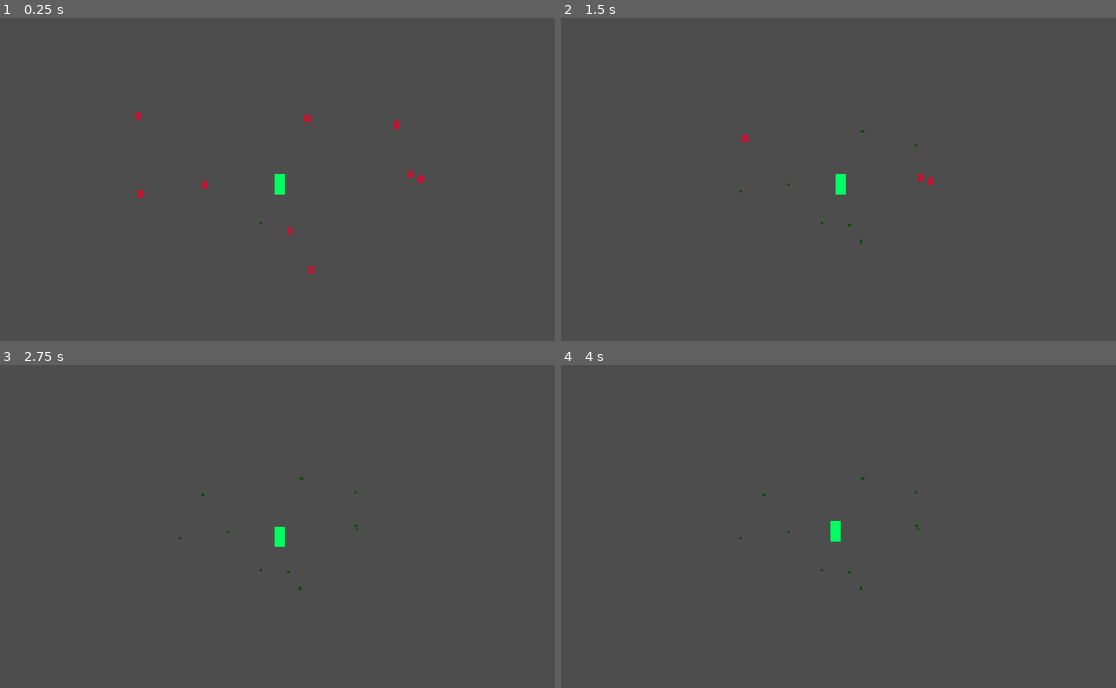
Above: before the commit, frames 1-4 (two rows, left to right).
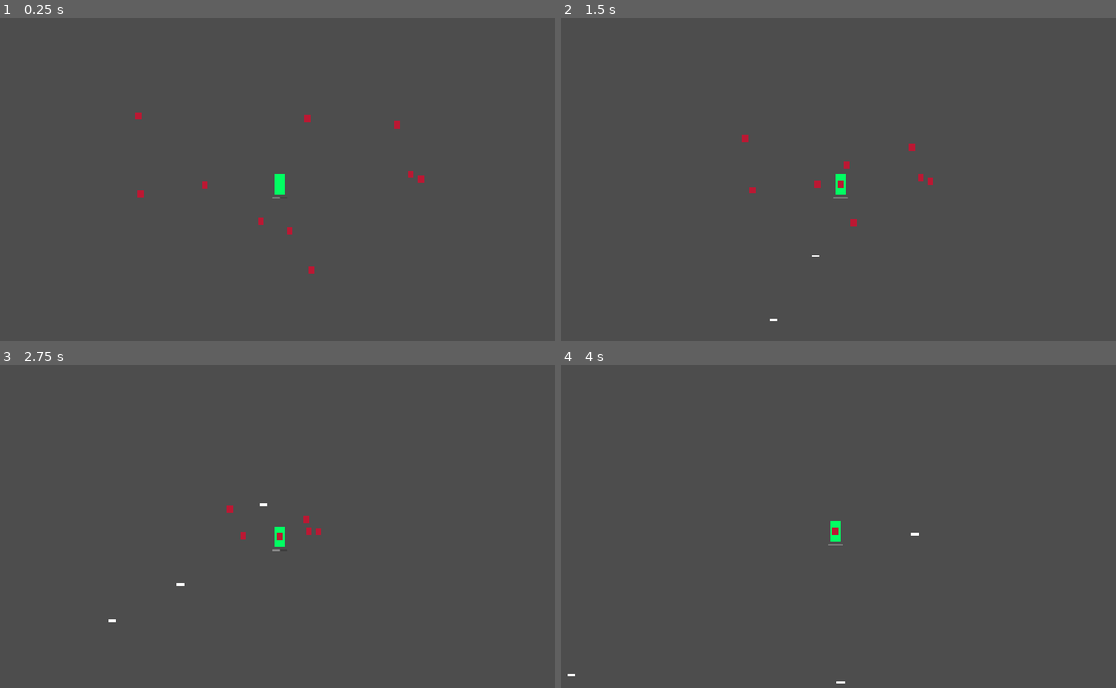
Above: after the commit, the same moments.

Repository: xuansh/my-own-godot-project
Game: Godot game, scene res://Scenes/BattleField/battle_field.tscn
Two runs of this game, one before a commit and one after it. Both use one fixed random seed, a clock stepped at 60 frames per second and the inputs below.
Inputs:
- Up to frame 1 (0.25 s): no input
- Up to frame 2 (1.5 s): tap A (KeyBoard-A) at 0.6 s; tap D (KeyBoard-D) at 1.35 s
- Up to frame 3 (2.75 s): tap S (KeyBoard-S) at 2.1 s
- Up to frame 4 (4 s): tap W (KeyBoard-W) at 2.85 s; tap A (KeyBoard-A) at 3.6 s

The runs differ from the first frame. In frame 1, less than 0.1% of the frame differs, in the area x 46-51%, y 55-65%; in frame 2, 0.2%; in frame 3, 0.2%, in the area x 19-65%, y 34-80%; in frame 4, 0.1%.

Commit message:
v0.1.0
添加了bullet 和 cooltime progressbar

Diff:
--- /dev/null
+++ b/Datas/player_data.gd
@@ -0,0 +1,8 @@
+class_name PlayerData
+extends Resource
+
+@export_range(0.0, 1000.0, 1.0)
+var max_speed : float
+
+@export_range(0.0, 1000.0, 10.0)
+var max_hp : float
--- a/Datas/weapon_definition.gd
+++ b/Datas/weapon_definition.gd
@@ -3,6 +3,7 @@
 
 @export var id : StringName = &"basic_weapon"
 @export var weapon_name : String = "基础武器"
+@export var bullet_scene : PackedScene
 
 @export_range(0.0, 1.0, 0.1, "攻击间隔")
 var cool_time : float
--- /dev/null
+++ b/Resources/Player/basic_player.tres
@@ -0,0 +1,9 @@
+[gd_resource type="Resource" script_class="PlayerData" format=3 uid="uid://csblurcb6yofl"]
+
+[ext_resource type="Script" uid="uid://s4ysrtmckgei" path="res://Datas/player_data.gd" id="1_70u8o"]
+
+[resource]
+script = ExtResource("1_70u8o")
+max_speed = 150.0
+max_hp = 100.0
+metadata/_custom_type_script = "uid://s4ysrtmckgei"
--- a/Resources/WeaponDefinitions/basic_weapon.tres
+++ b/Resources/WeaponDefinitions/basic_weapon.tres
@@ -1,9 +1,11 @@
 [gd_resource type="Resource" script_class="WeaponDefinition" format=3 uid="uid://cq336u315yrvo"]
 
 [ext_resource type="Script" uid="uid://nqjbw21dch4k" path="res://Datas/weapon_definition.gd" id="1_ilclt"]
+[ext_resource type="PackedScene" uid="uid://ba53fb1q61k1o" path="res://Scenes/Bullet/bullet.tscn" id="1_qu07f"]
 
 [resource]
 script = ExtResource("1_ilclt")
-cool_time = 0.1
+bullet_scene = ExtResource("1_qu07f")
+cool_time = 0.5
 damage = 50.0
 metadata/_custom_type_script = "uid://nqjbw21dch4k"
--- a/Scenes/BattleField/battle_field.tscn
+++ b/Scenes/BattleField/battle_field.tscn
@@ -9,3 +9,5 @@
 [node name="Player" parent="." unique_id=1209957444 instance=ExtResource("2_y1e7y")]
 
 [node name="Camera2D" type="Camera2D" parent="." unique_id=1068462332]
+
+[node name="BulletsContainer" type="Node" parent="." unique_id=156695525 groups=["bullet_container"]]
--- /dev/null
+++ b/Scenes/Bullet/bullet.gd
@@ -0,0 +1,19 @@
+extends Node2D
+
+var dir : Vector2
+var origin_global_position : Vector2
+var speed : float = 300.0 # temp
+
+@onready var movement_component: MovementComponent = %MovementComponent
+@onready var visible_on_screen_enabler_2d: VisibleOnScreenEnabler2D = $VisibleOnScreenEnabler2D
+
+func _ready() -> void:
+	self.global_position = origin_global_position
+	movement_component.setup(self)
+	visible_on_screen_enabler_2d.screen_exited.connect(
+		func():
+			queue_free()
+	)
+
+func _process(delta: float) -> void:
+	movement_component.move(dir, speed, delta)
--- /dev/null
+++ b/Scenes/Bullet/bullet.tscn
@@ -0,0 +1,30 @@
+[gd_scene format=3 uid="uid://ba53fb1q61k1o"]
+
+[ext_resource type="Script" uid="uid://dr06qjg7tfotn" path="res://Scenes/Bullet/bullet.gd" id="1_lv0gj"]
+[ext_resource type="Script" uid="uid://d0c6v6o5h7rch" path="res://Scenes/Common/Components/movement_component.gd" id="2_nt0l2"]
+
+[sub_resource type="Gradient" id="Gradient_554qy"]
+offsets = PackedFloat32Array(0.4936306)
+colors = PackedColorArray(1, 1, 1, 1)
+
+[sub_resource type="GradientTexture2D" id="GradientTexture2D_554qy"]
+gradient = SubResource("Gradient_554qy")
+width = 15
+height = 5
+fill_from = Vector2(0.7195122, 0.57804877)
+fill_to = Vector2(0.36341465, 0.5341463)
+
+[node name="Bullet" type="Node2D" unique_id=667365557]
+script = ExtResource("1_lv0gj")
+
+[node name="Sprite2D" type="Sprite2D" parent="." unique_id=1341922995]
+texture = SubResource("GradientTexture2D_554qy")
+
+[node name="VisibleOnScreenEnabler2D" type="VisibleOnScreenEnabler2D" parent="." unique_id=2042511174]
+
+[node name="ComponentsContainers" type="Node" parent="." unique_id=1609946580]
+
+[node name="MovementComponent" type="Node" parent="ComponentsContainers" unique_id=1019215061]
+unique_name_in_owner = true
+script = ExtResource("2_nt0l2")
+metadata/_custom_type_script = "uid://d0c6v6o5h7rch"
--- /dev/null
+++ b/Scenes/Common/Components/damage_component.gd
@@ -0,0 +1,10 @@
+class_name DamageComponent
+extends Node2D
+
+var _body : Node2D
+
+func setup(body):
+	_body = body
+
+func take_damage(damage : float):
+	pass
--- /dev/null
+++ b/Scenes/Common/Components/hitbox_component.gd
@@ -0,0 +1,2 @@
+class_name HitboxComponent
+extends Area2D
--- a/Scenes/Common/Components/movement_component.gd
+++ b/Scenes/Common/Components/movement_component.gd
@@ -3,16 +3,9 @@
 
 var _body : Node2D
 
-@export_range(0.0, 200.0)
-var max_speed : float
-
 func setup(body : Node2D):
 	_body = body
 
-func move(dir : Vector2, delta : float):
+func move(dir : Vector2, speed : float, delta : float):
 	var move_direction := dir.limit_length(1)
-	_body.global_position += move_direction * max_speed * delta
-
-# 设置最大移动速度
-func set_max_speed(speed : float):
-	max_speed = speed
+	_body.global_position += move_direction * speed * delta
--- a/Scenes/Enemy/enemy.gd
+++ b/Scenes/Enemy/enemy.gd
@@ -15,10 +15,9 @@
 		return
 	position.x = randi_range(-300, 300)
 	position.y = randi_range(-200, 200)
-	max_hp = data.max_hp
-	hp = max_hp
+	hp = data.max_hp
+	speed = data.max_speed
 
-	movement_component.set_max_speed(data.max_speed)
 	movement_component.setup(self)
 	player = enemy_target_component.target_player()
 
@@ -26,7 +25,7 @@
 	if player == null:
 		return
 	var dir := global_position.direction_to(player.global_position)
-	movement_component.move(dir, delta)
+	movement_component.move(dir, speed, delta)
 
 func take_damage(damage : float):
 	hp -= damage
--- a/Scenes/Enemy/enemy.tscn
+++ b/Scenes/Enemy/enemy.tscn
@@ -1,7 +1,7 @@
 [gd_scene format=3 uid="uid://855fl2j6byyq"]
 
 [ext_resource type="Script" uid="uid://bkj1ps0mju0qc" path="res://Scenes/Enemy/enemy.gd" id="1_mw074"]
-[ext_resource type="Resource" uid="uid://bdas5m3rdmasi" path="res://Resources/basic_enemy.tres" id="2_nvvbs"]
+[ext_resource type="Resource" uid="uid://bdas5m3rdmasi" path="res://Resources/Enemy/basic_enemy.tres" id="2_nvvbs"]
 [ext_resource type="Script" uid="uid://duqncreb1vxvb" path="res://Scenes/Enemy/Components/target_component.gd" id="3_2t2r4"]
 [ext_resource type="Script" uid="uid://d0c6v6o5h7rch" path="res://Scenes/Common/Components/movement_component.gd" id="4_dmwl5"]
 
--- a/Scenes/Player/Components/weapon_component.gd
+++ b/Scenes/Player/Components/weapon_component.gd
@@ -3,11 +3,12 @@
 
 var _body : Node2D
 var weapon_definition : WeaponDefinition
+var _timer : Timer
 
 func setup(body, defi : WeaponDefinition, timer : Timer):
 	weapon_definition = defi
 	_body = body
-	print(weapon_definition.cool_time)
+	_timer = timer
 	timer.wait_time = weapon_definition.cool_time
 	timer.one_shot = false
 	timer.timeout.connect(attack)
@@ -23,4 +24,14 @@
 			min_distance = distance
 			closest_enemy = enemy
 	if closest_enemy:
+		var dir = _body.global_position.direction_to(closest_enemy.global_position)
+		var bullet = weapon_definition.bullet_scene.instantiate() as Node2D
+		bullet.dir = dir
+		bullet.origin_global_position = _body.global_position
+		get_tree().get_first_node_in_group('bullet_container').add_child(bullet)
 		closest_enemy.take_damage(weapon_definition.damage)
+
+func get_cooltime_ratio() -> float:
+	if _timer == null or _timer.wait_time <= 0:
+		return 1.0
+	return 1.0 - (_timer.time_left / _timer.wait_time)
--- a/Scenes/Player/player.gd
+++ b/Scenes/Player/player.gd
@@ -1,18 +1,27 @@
 extends CharacterBody2D
 
-@export var speed : float = 150.0
+
 @export var weapon_definition : WeaponDefinition
+@export var player_data : PlayerData
+var hp : float
+var speed : float
 
 @onready var attack_timer: Timer = $AttackTimer
+@onready var cooltime_progress_bar: ProgressBar = $CoolTimeProgressBar
+
 @onready var input_component : InputComponent = %InputComponent
 @onready var movement_component: MovementComponent = %MovementComponent
 @onready var weapon_component: WeaponComponent = %WeaponComponent
 
 func _ready() -> void:
 	motion_mode = CharacterBody2D.MOTION_MODE_FLOATING
+	hp = player_data.max_hp
+	speed = player_data.max_speed
+
 	movement_component.setup(self)
 	weapon_component.setup(self, weapon_definition, attack_timer)
 
 func _process(_delta: float) -> void:
 	var input_dir := input_component.get_move_vector()
-	movement_component.move(input_dir, _delta)
+	movement_component.move(input_dir, speed, _delta)
+	cooltime_progress_bar.value = weapon_component.get_cooltime_ratio()
--- a/Scenes/Player/player.tscn
+++ b/Scenes/Player/player.tscn
@@ -2,6 +2,7 @@
 
 [ext_resource type="Script" uid="uid://dy4bbqs0h37fa" path="res://Scenes/Player/player.gd" id="1_8p05u"]
 [ext_resource type="Script" uid="uid://86g2m4qi45jq" path="res://Scenes/Player/Components/input_component.gd" id="2_a3d8c"]
+[ext_resource type="Resource" uid="uid://csblurcb6yofl" path="res://Resources/Player/basic_player.tres" id="3_dd0ac"]
 [ext_resource type="Script" uid="uid://d0c6v6o5h7rch" path="res://Scenes/Common/Components/movement_component.gd" id="3_xpcdj"]
 [ext_resource type="Script" uid="uid://8e6jybvcktcr" path="res://Scenes/Player/Components/weapon_component.gd" id="4_htcer"]
 [ext_resource type="Resource" uid="uid://cq336u315yrvo" path="res://Resources/WeaponDefinitions/basic_weapon.tres" id="5_dd0ac"]
@@ -20,6 +21,7 @@
 [node name="Player" type="CharacterBody2D" unique_id=1209957444 groups=["player"]]
 script = ExtResource("1_8p05u")
 weapon_definition = ExtResource("5_dd0ac")
+player_data = ExtResource("3_dd0ac")
 
 [node name="CollisionShape2D" type="CollisionShape2D" parent="." unique_id=1602125154]
 shape = SubResource("RectangleShape2D_6le5l")
@@ -30,18 +32,29 @@
 
 [node name="AttackTimer" type="Timer" parent="." unique_id=88643603]
 
-[node name="InputComponent" type="Node" parent="." unique_id=1680392336]
+[node name="CoolTimeProgressBar" type="ProgressBar" parent="." unique_id=45643383]
+custom_maximum_size = Vector2(30, 3)
+offset_left = -15.0
+offset_top = 25.0
+offset_right = 15.0
+offset_bottom = 28.0
+pivot_offset = Vector2(15, 1)
+max_value = 1.0
+show_percentage = false
+
+[node name="ComponentsContainer" type="Node" parent="." unique_id=644054569]
+
+[node name="InputComponent" type="Node" parent="ComponentsContainer" unique_id=1680392336]
 unique_name_in_owner = true
 script = ExtResource("2_a3d8c")
 metadata/_custom_type_script = "uid://86g2m4qi45jq"
 
-[node name="MovementComponent" type="Node" parent="." unique_id=2140841324]
+[node name="MovementComponent" type="Node" parent="ComponentsContainer" unique_id=2140841324]
 unique_name_in_owner = true
 script = ExtResource("3_xpcdj")
-max_speed = 150.0
 metadata/_custom_type_script = "uid://d0c6v6o5h7rch"
 
-[node name="WeaponComponent" type="Node" parent="." unique_id=497130471]
+[node name="WeaponComponent" type="Node" parent="ComponentsContainer" unique_id=497130471]
 unique_name_in_owner = true
 script = ExtResource("4_htcer")
 metadata/_custom_type_script = "uid://8e6jybvcktcr"
--- a/project.godot
+++ b/project.godot
@@ -39,6 +39,7 @@
 player=""
 enemy=""
 xp_gem=""
+bullet_container=""
 
 [input]
 
Not shown, added: Datas/player_data.gd.uid
Renamed: Resources/basic_enemy.tres -> Resources/Enemy/basic_enemy.tres
Not shown, added: Scenes/Bullet/bullet.gd.uid
Not shown, added: Scenes/Common/Components/damage_component.gd.uid
Not shown, added: Scenes/Common/Components/hitbox_component.gd.uid
